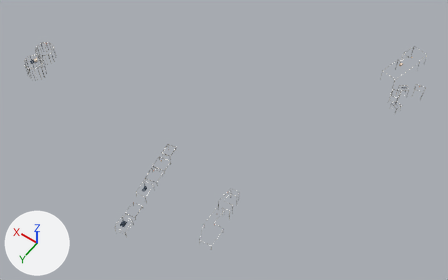
Before and after pictures for a commit that changed the glTF model public/tiles/trafaria/d_3_3.glb.
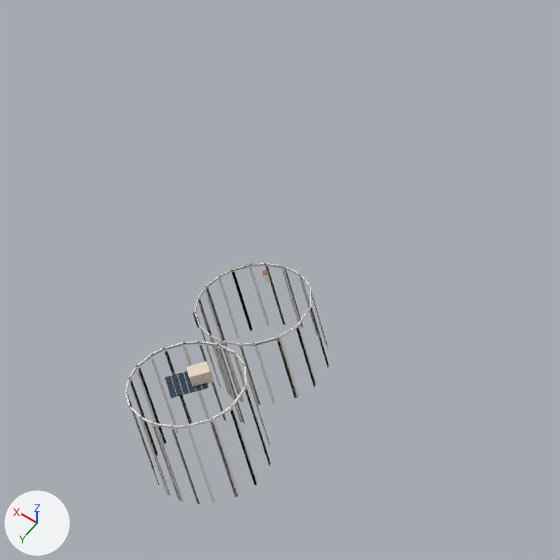
Each version appears first whole from a 50 mm lens placed at (-8030.0, -4887.9, 577.0), pointed at (-7781.3, -5236.2, 29.7), and next in a close-up on the part from 1% to 21% of the width and 0% to 32% of the height. The axes (+X, +Y, +Z) are drawn at lower left. The lights are the same throughout. The last two pictures show the newer version. Where no turn or scale is listed for an object, it has been applied to the vertices. Vertices at exactly the same position are counted once.

In view in the first close-up: 'detail'.
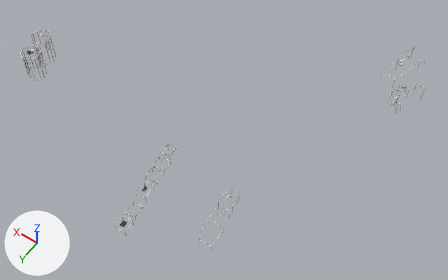
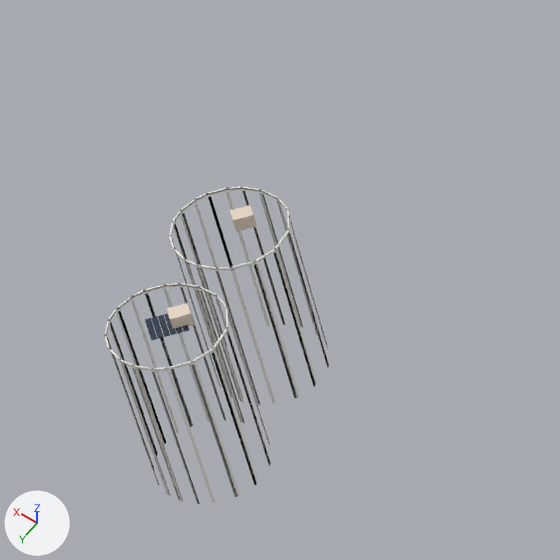
Where the newer file only moved an object's origin or applied its transform, the numbers keep the older frame.

Where the change shows, as pixel boxes (x1, y1, x2, y2) in the close-ups (560 x 560 px; the box of a moved part takes in the faces that stretch with it):
'detail', reshaped
    before: (125, 263, 329, 504)
    after: (104, 186, 329, 504)
part 1 of me_detail, moved or reshaped
    before: (125, 379, 130, 394)
    after: (104, 321, 109, 337)
part 2 of me_detail, moved or reshaped
    before: (125, 393, 131, 407)
    after: (105, 336, 110, 349)
part 3 of me_detail, moved or reshaped
    before: (128, 406, 141, 419)
    after: (108, 349, 121, 362)
part 4 of me_detail, moved or reshaped
    before: (139, 416, 154, 425)
    after: (119, 359, 134, 368)
part 5 of me_detail, moved or reshaped
    before: (151, 423, 174, 428)
    after: (131, 365, 154, 371)
part 6 of me_detail, moved or reshaped
    before: (171, 425, 188, 428)
    after: (151, 368, 168, 371)
part 7 of me_detail, moved or reshaped
    before: (185, 418, 213, 428)
    after: (165, 360, 194, 370)
part 8 of me_detail, moved or reshaped
    before: (186, 420, 213, 428)
    after: (168, 363, 194, 370)
part 9 of me_detail, moved or reshaped
    before: (211, 406, 233, 421)
    after: (192, 347, 215, 363)
part 10 of me_detail, moved or reshaped
    before: (231, 386, 247, 408)
    after: (212, 327, 229, 350)
part 11 of me_detail, moved or reshaped
    before: (244, 364, 247, 388)
    after: (226, 306, 228, 328)
part 12 of me_detail, moved or reshaped
    before: (235, 352, 247, 367)
    after: (216, 295, 228, 308)
part 13 of me_detail, moved or reshaped
    before: (217, 343, 235, 354)
    after: (199, 286, 219, 297)
part 14 of me_detail, moved or reshaped
    before: (198, 341, 219, 346)
    after: (178, 283, 200, 288)
part 15 of me_detail, moved or reshaped
    before: (199, 343, 219, 347)
    after: (180, 285, 200, 289)
part 16 of me_detail, moved or reshaped
    before: (183, 341, 200, 344)
    after: (163, 283, 181, 286)
part 17 of me_detail, moved or reshaped
    before: (162, 342, 186, 350)
    after: (144, 285, 167, 292)
part 18 of me_detail, moved or reshaped
    before: (164, 344, 185, 350)
    after: (145, 286, 165, 293)
part 19 of me_detail, deleted
    before: (128, 263, 312, 398)
part 20 of me_detail, built on
    before: (127, 266, 327, 474)
    after: (107, 186, 327, 474)

What changed in the scene script:
```text
Change me_detail:
    used by ob_detail; location = (-7751.0, -5277.7, 63.0)
    remove me_detail.from_pydata(...)  # 3210 vertices, 2692 faces; spans x -185.0..185.0, y -200.0..200.0, z -42.0..42.0
    add me_detail.from_pydata(...)  # 3188 vertices, 2670 faces; spans x -185.0..185.0, y -200.0..200.0, z -42.0..56.0
    me_detail part 1: the loose piece of 8 vertices spanning x 172.0..174.0, y 124.0..128.0, z 39.0..40.0 is moved by (0.0, 0.0, 14.0)
    me_detail part 2: the loose piece of 8 vertices spanning x 169.0..172.0, y 127.0..130.0, z 39.0..40.0 is moved by (0.0, 0.0, 14.0)
    me_detail part 3: the loose piece of 8 vertices spanning x 165.0..169.0, y 129.0..130.0, z 39.0..40.0 is moved by (0.0, 0.0, 14.0)
    me_detail part 4: the loose piece of 8 vertices spanning x 162.0..166.0, y 130.0, z 39.0..40.0 is moved by (0.0, 0.0, 14.0)
    me_detail part 5: the loose piece of 8 vertices spanning x 159.0..163.0, y 128.0..130.0, z 39.0..40.0 is moved by (0.0, 0.0, 14.0)
    me_detail part 6: the loose piece of 8 vertices spanning x 157.0..160.0, y 127.0..129.0, z 39.0..40.0 is moved by (0.0, 0.0, 14.0)
    me_detail part 7: the loose piece of 8 vertices spanning x 155.0..158.0, y 123.0..127.0, z 39.0..40.0 is moved by (0.0, 0.0, 14.0)
    me_detail part 8: the loose piece of 6 vertices spanning x 155.0..158.0, y 123.0..127.0, z 39.0 is moved by (0.0, 0.0, 14.0)
    me_detail part 9: the loose piece of 8 vertices spanning x 154.0..155.0, y 119.0..124.0, z 39.0..40.0 is moved by (0.0, 0.0, 14.0)
    me_detail part 10: the loose piece of 8 vertices spanning x 154.0..156.0, y 114.0..119.0, z 39.0..40.0 is moved by (0.0, 0.0, 14.0)
    me_detail part 11: the loose piece of 8 vertices spanning x 156.0..160.0, y 111.0..115.0, z 39.0..40.0 is moved by (0.0, 0.0, 14.0)
    me_detail part 12: the loose piece of 8 vertices spanning x 160.0..164.0, y 109.0..111.0, z 39.0..40.0 is moved by (0.0, 0.0, 14.0)
    me_detail part 13: the loose piece of 8 vertices spanning x 163.0..168.0, y 110.0, z 39.0..40.0 is moved by (0.0, 0.0, 14.0)
    me_detail part 14: the loose piece of 8 vertices spanning x 167.0..171.0, y 110.0..112.0, z 39.0..40.0 is moved by (0.0, 0.0, 14.0)
    me_detail part 15: the loose piece of 6 vertices spanning x 167.0..171.0, y 110.0..112.0, z 39.0 is moved by (0.0, 0.0, 14.0)
    me_detail part 16: the loose piece of 8 vertices spanning x 171.0..173.0, y 111.0..113.0, z 39.0..40.0 is moved by (0.0, 0.0, 14.0)
    me_detail part 17: the loose piece of 8 vertices spanning x 172.0..175.0, y 113.0..116.0, z 39.0..40.0 is moved by (0.0, 0.0, 14.0)
    me_detail part 18: the loose piece of 6 vertices spanning x 173.0..175.0, y 113.0..116.0, z 39.0 is moved by (0.0, 0.0, 14.0)
    me_detail part 19: 66 loose pieces with 480 vertices, spanning x 161.0..185.0, y 86.0..125.0, z 34.0..42.0, are deleted
    me_detail part 20: 180 vertices moved from x 155.0..185.0, y 86.0..130.0, z 34.0..39.0 to x 155.0..185.0, y 86.0..130.0, z 52.0; 454 vertices added at x 161.0..185.0, y 86.0..125.0, z 52.0..56.0
    other edits to the shape of me_detail do not show in these pictures
```
